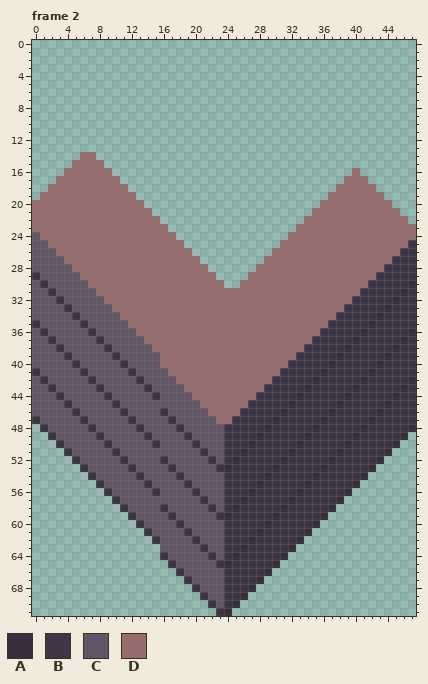
Two states of a pixel-art file, resources/asesprite/blocks/Block_Wood.aseprite. Above: the version before the commit.
48x72 pixels, 7 frames. Shown: frame 2. The commit also changed other frames, which this record leaves out.
Visible layers, top first: "Layer 1", "Wood Column", "Wood Row".
Palette (. is transparent): A #362e3f  B #3e3546  C #625565  D #966c6c
Pixels before, frame 2 (only the part around the change), first column x 0:
 5 ......................................
 6 ......................................
 7 ......................................
 8 ......................................
 9 ......................................
10 ......................................
11 ......................................
12 ......................................
13 ......................................
14 ......DD..............................
15 .....DDDD.............................
16 ....DDDDDD............................
17 ...DDDDDDDD...........................
18 ..DDDDDDDDDD..........................
19 .DDDDDDDDDDDD........................D
20 DDDDDDDDDDDDDD......................DD
21 DDDDDDDDDDDDDDD....................DDD
22 DDDDDDDDDDDDDDDD..................DDDD
23 DDDDDDDDDDDDDDDDD................DDDDD
24 CDDDDDDDDDDDDDDDDD..............DDDDDD
25 CCDDDDDDDDDDDDDDDDD............DDDDDDD
26 CCCDDDDDDDDDDDDDDDDD..........DDDDDDDD
27 CCCCDDDDDDDDDDDDDDDDD........DDDDDDDDD
28 CCCCCDDDDDDDDDDDDDDDDD......DDDDDDDDDD
29 BCCCCCDDDDDDDDDDDDDDDDD....DDDDDDDDDDD
30 CBCCCCCDDDDDDDDDDDDDDDDD..DDDDDDDDDDDD
31 CCBCCCCCDDDDDDDDDDDDDDDDDDDDDDDDDDDDDD
32 CCCBCCCCCDDDDDDDDDDDDDDDDDDDDDDDDDDDDD
33 CCCCBCCCCCDDDDDDDDDDDDDDDDDDDDDDDDDDDD
34 CCCCCBCCCCCDDDDDDDDDDDDDDDDDDDDDDDDDDD
35 BCCCCCBCCCCCDDDDDDDDDDDDDDDDDDDDDDDDDB
36 CBCCCCCBCCCCCDDDDDDDDDDDDDDDDDDDDDDDBB
37 CCBCCCCCBCCCCCDDDDDDDDDDDDDDDDDDDDDBBB
38 CCCBCCCCCBCCCCCDDDDDDDDDDDDDDDDDDDBBBB
39 CCCCBCCCCCBCCCCCDDDDDDDDDDDDDDDDDBBBBB
40 CCCCCBCCCCCBCCCCDDDDDDDDDDDDDDDDBBBBBA
41 BCCCCCBCCCCCBCCCCDDDDDDDDDDDDDDBBBBBAB
42 CBCCCCCBCCCCCBCCCCDDDDDDDDDDDDBBBBBABB
43 CCBCCCCCBCCCCCBCCCCDDDDDDDDDDBBBBBABBB
44 CCCBCCCCCBCCCCCBCCCCDDDDDDDDBBBBBABBBB
45 CCCCBCCCCCBCCCCCCCCCCDDDDDDBBBBBABBBBB
46 CCCCCBCCCCCBCCCCBCCCCCDDDDBBBBBABBBBBA
47 BCCCCCBCCCCCBCCCCBCCCCCDDBBBBBABBBBBAB
48 .BCCCCCBCCCCCBCCCCBCCCCCBBBBBABBBBBABB
49 ..BCCCCCBCCCCCBCCCCBCCCCBBBBABBBBBABBB
50 ...BCCCCCBCCCCCBCCCCBCCCBBBABBBBBABBBB
51 ....BCCCCCBCCCCCCCCCCBCCBBABBBBBABBBBB
52 .....BCCCCCBCCCCBCCCCCBCBABBBBBABBBBBA
53 ......BCCCCCBCCCCBCCCCCBABBBBBABBBBBAB
54 .......BCCCCCBCCCCBCCCCCBBBBBABBBBBABB
55 ........BCCCCCBCCCCBCCCCBBBBABBBBBABBB
56 .........BCCCCCBCCCCBCCCBBBABBBBBABBBB
57 ..........BCCCCCCCCCCBCCBBABBBBBABBBBB
58 ...........BCCCCBCCCCCBCBABBBBBABBBBBA
59 ............BCCCCBCCCCCBABBBBBABBBBBA.
60 .............BCCCCBCCCCCBBBBBABBBBBA..
61 ..............BCCCCBCCCCBBBBABBBBBA...
62 ...............BCCCCBCCCBBBABBBBBA....
63 ................CCCCCBCCBBABBBBBA.....
64 ................BCCCCCBCBABBBBBA......
65 .................BCCCCCBABBBBBA.......
66 ..................BCCCCCBBBBBA........
67 ...................BCCCCBBBBA.........
68 ....................BCCCBBBA..........
69 .....................BCCBBA...........
70 ......................BCBA............
After:
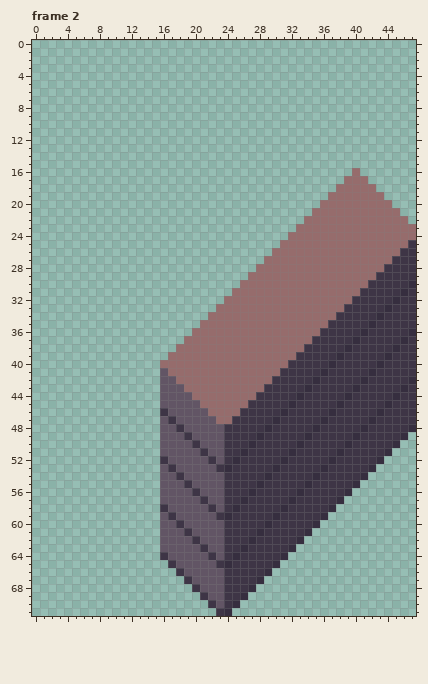
Changes in this commit:
layer "Wood Row" now hidden
Frame 2:
y 14: x 6..7 DD -> ..
y 15: x 5..8 DDDD -> ....
y 16: x 4..9 DDDDDD -> ......
y 17: x 3..10 DDDDDDDD -> ........
y 18: x 2..11 DDDDDDDDDD -> ..........
y 19: x 1..12 DDDDDDDDDDDD -> ............
y 20: x 0..13 DDDDDDDDDDDDDD -> ..............
y 21: x 0..14 DDDDDDDDDDDDDDD -> ...............
y 22: x 0..15 DDDDDDDDDDDDDDDD -> ................
y 23: x 0..16 DDDDDDDDDDDDDDDDD -> .................
y 24: x 0..17 CDDDDDDDDDDDDDDDDD -> ..................
y 25: x 0..18 CCDDDDDDDDDDDDDDDDD -> ...................
y 26: x 0..19 CCCDDDDDDDDDDDDDDDDD -> ....................
y 27: x 0..20 CCCCDDDDDDDDDDDDDDDDD -> .....................
y 28: x 0..21 CCCCCDDDDDDDDDDDDDDDDD -> ......................
y 29: x 0..22 BCCCCCDDDDDDDDDDDDDDDDD -> .......................
y 30: x 0..23 CBCCCCCDDDDDDDDDDDDDDDDD -> ........................
y 31: x 0..24 CCBCCCCCDDDDDDDDDDDDDDDDD -> .........................
y 32: x 0..23 CCCBCCCCCDDDDDDDDDDDDDDD -> ........................
y 33: x 0..22 CCCCBCCCCCDDDDDDDDDDDDD -> .......................
y 34: x 0..21 CCCCCBCCCCCDDDDDDDDDDD -> ......................
y 35: x 0..20 BCCCCCBCCCCCDDDDDDDDD -> .....................
y 36: x 0..19 CBCCCCCBCCCCCDDDDDDD -> ....................
y 37: x 0..18 CCBCCCCCBCCCCCDDDDD -> ...................
y 38: x 0..17 CCCBCCCCCBCCCCCDDD -> ..................
y 39: x 0..16 CCCCBCCCCCBCCCCCD -> .................
y 40: x 0..15 CCCCCBCCCCCBCCCC -> ................
y 41: x 0..15 BCCCCCBCCCCCBCCC -> ................
y 42: x 0..15 CBCCCCCBCCCCCBCC -> ................
y 43: x 0..15 CCBCCCCCBCCCCCBC -> ................
y 44: x 0..15 CCCBCCCCCBCCCCCB -> ................
y 45: x 0..15 CCCCBCCCCCBCCCCC -> ................
y 46: x 0..15 CCCCCBCCCCCBCCCC -> ................
y 47: x 0..15 BCCCCCBCCCCCBCCC -> ................
y 48: x 1..15 BCCCCCBCCCCCBCC -> ...............
y 49: x 2..15 BCCCCCBCCCCCBC -> ..............
y 50: x 3..15 BCCCCCBCCCCCB -> .............
y 51: x 4..15 BCCCCCBCCCCC -> ............
y 52: x 5..15 BCCCCCBCCCC -> ...........
y 53: x 6..15 BCCCCCBCCC -> ..........
y 54: x 7..15 BCCCCCBCC -> .........
y 55: x 8..15 BCCCCCBC -> ........
y 56: x 9..15 BCCCCCB -> .......
y 57: x 10..15 BCCCCC -> ......
y 58: x 11..15 BCCCC -> .....
y 59: x 12..15 BCCC -> ....
y 60: x 13..15 BCC -> ...
y 61: x 14..15 BC -> ..
y 62: x 15 B -> .
Boxes around the changes in both pictures, in picture pixels (x1, y1, x2, y2):
erased: (32, 152, 232, 544)
